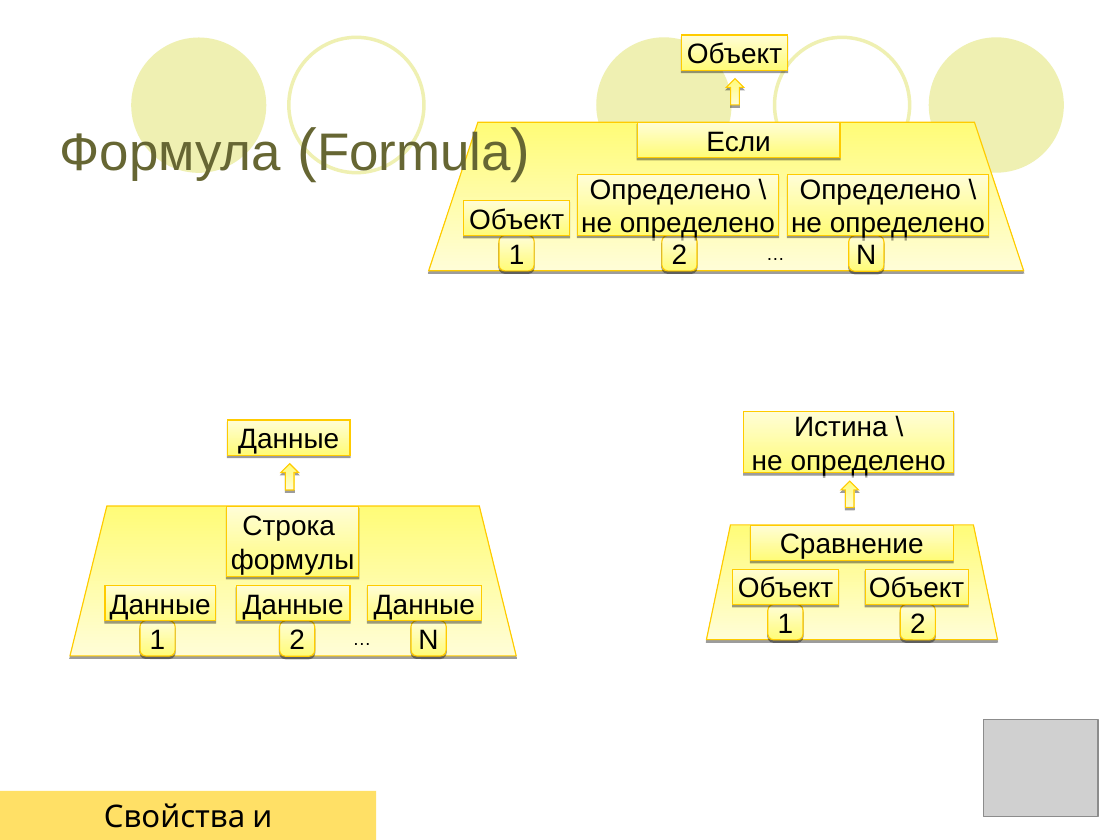
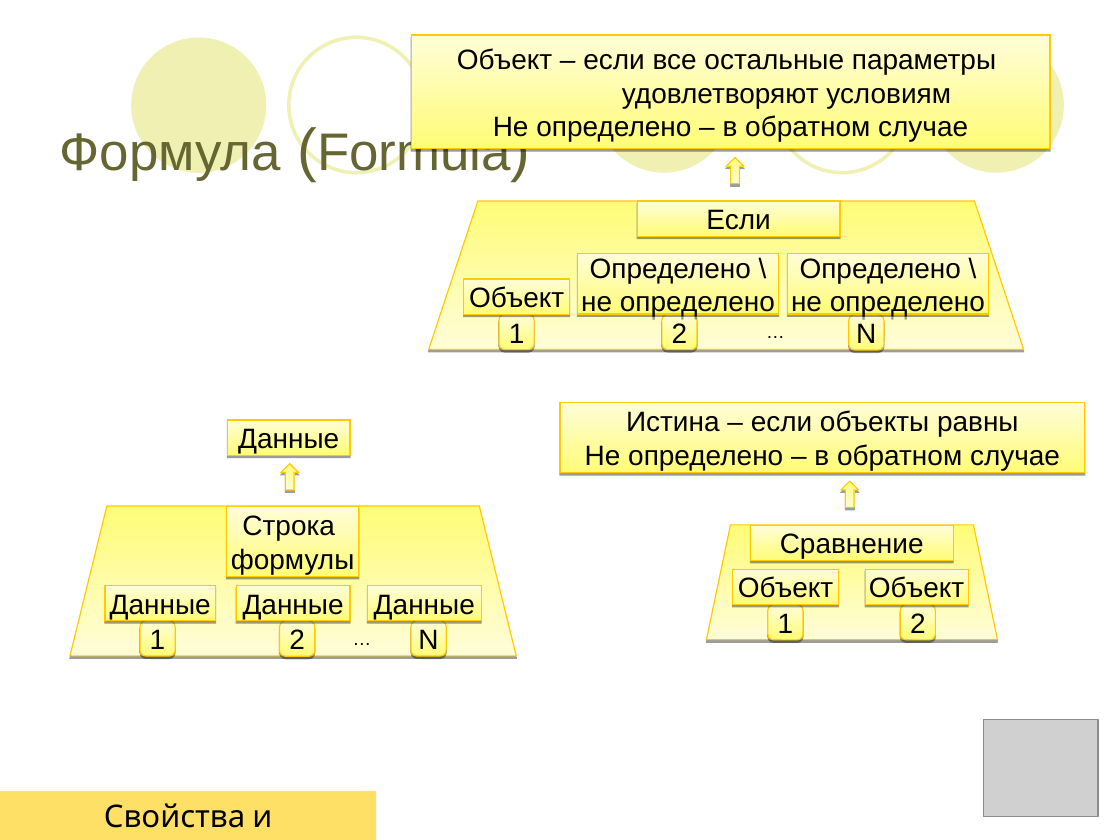
Before and after one commit to lsfusion/platform, a slide deck: slide 18 of platform/docs/Презентация.ppt (slide 20 before the commit). Drawn at 1120x840 pixels with LibreOffice and Linux fonts; fonts in the diff are those of the drawing; grey boxes stand for pictures. Boxes give left, top, right and bottom in pixels: in the first picture for what was removed or moved away, otherwise in the second. Text is boxed around its words. In the diff, an @@ line names an element or a change of style, - is before the commit and + after.

```diff
--- a/platform/docs/Презентация.ppt
+++ b/platform/docs/Презентация.ppt
@@ rectangle added at bbox=[411, 35, 1049, 149], fill gradient #FFFC78 to #FFFDD7, outline #FFCB00 0.74 pt, 18 pt, text #000000 @@
+Объект – если все остальные параметры
+удовлетворяют условиям
+Не определено – в обратном случае
@@ rectangle removed at bbox=[682, 35, 788, 69] @@
-Объект
@@ 4 freeform shapes, 4 rectangles, 1 text, 1 down arrow: place and size @@
-4 freeform shapes, 4 rectangles, 1 text, 1 down arrow at bbox=[429, 78, 1024, 272]
+4 freeform shapes, 4 rectangles, 1 text, 1 down arrow at bbox=[429, 158, 1024, 351]
@@ rectangle "Истина – если объекты равны": place and size @@
-rectangle "Истина – если объекты равны" at bbox=[744, 411, 954, 473]
+rectangle "Истина – если объекты равны" at bbox=[560, 402, 1085, 473]
@@ text in rectangle at bbox=[585, 412, 1060, 470]: text changed @@
-Истина \
-не определено
+Истина – если объекты равны
+Не определено – в обратном случае
```
Also in this commit, not shown: 3 other slides changed, 2 slides removed.
